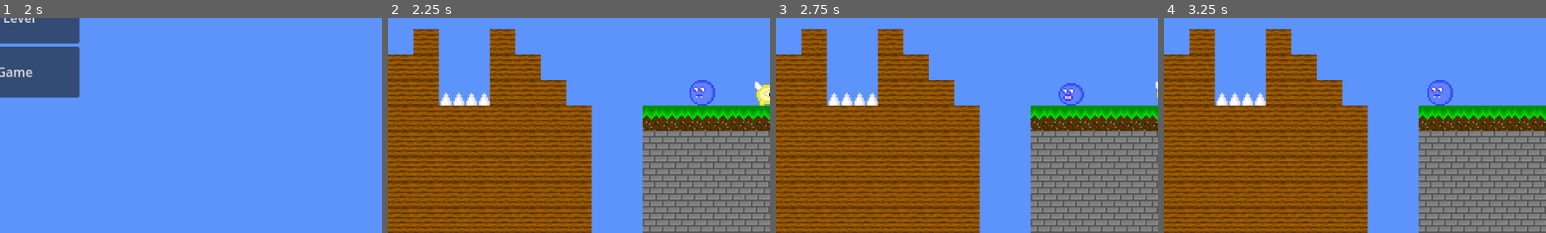
Above: before the commit, frames 1-4 (left to right).
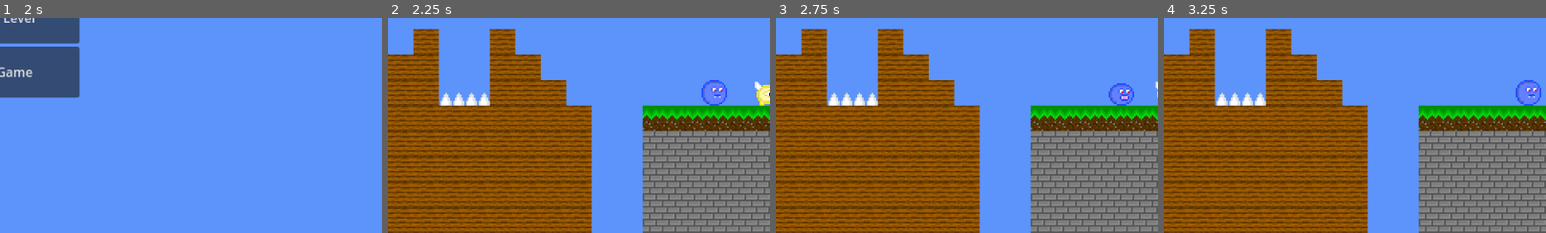
Above: after the commit, the same moments.

Repository: Birb-Games/birb-run
Game: Godot game, scene res://scenes/Root.tscn
Two runs of this game, one before a commit and one after it. Both use one fixed random seed, a clock stepped at 60 frames per second and the inputs below.
Inputs:
- Up to frame 1 (2 s): click "Select Level" at 0.5 s; click "Back to Main Menu" at 1.25 s
- Up to frame 2 (2.25 s): click "Start" at 2 s
- Up to frame 3 (2.75 s): no input
- Up to frame 4 (3.25 s): hold Right (move_right) from 2.78 s (still down); tap Up (jump) at 3.02 s
The pictures show only the part of the screen within x 50-100%, y 50-100%; the shares and areas given below are measured in that part.

Frame 1 is identical in both runs. In frame 2, 0.6% of the frame differs, in the area x 79-89%, y 28-41%; in frame 3, 0.8%, in the area x 74-94%, y 30-41%; in frame 4, 0.7%.

Commit message:
fixed some bugs, fixed some errors, reorganized UI scenes to be in their own folder, and made some adjustments to how the UI code works

Diff:
--- a/scenes/MainMenu.tscn
+++ /dev/null
@@ -1,18 +0,0 @@
-[gd_scene load_steps=3 format=3 uid="uid://b360vkyso2uy"]
-
-[ext_resource type="Script" path="res://scripts/MainMenu.gd" id="1_t7lnq"]
-[ext_resource type="PackedScene" uid="uid://dxrwyx3nq6agl" path="res://scenes/MainMenuScreen.tscn" id="2_rs2ff"]
-
-[node name="MainMenu" type="CanvasLayer"]
-script = ExtResource("1_t7lnq")
-
-[node name="Control" type="Control" parent="."]
-layout_mode = 3
-anchors_preset = 15
-anchor_right = 1.0
-anchor_bottom = 1.0
-grow_horizontal = 2
-grow_vertical = 2
-
-[node name="MainScreen" parent="Control" instance=ExtResource("2_rs2ff")]
-layout_mode = 1
--- a/scenes/Root.tscn
+++ b/scenes/Root.tscn
@@ -1,7 +1,8 @@
-[gd_scene load_steps=7 format=3 uid="uid://ct2d8b0xfiepn"]
+[gd_scene load_steps=8 format=3 uid="uid://ct2d8b0xfiepn"]
 
 [ext_resource type="Script" path="res://scripts/Main.gd" id="1_77vjf"]
-[ext_resource type="PackedScene" uid="uid://b360vkyso2uy" path="res://scenes/MainMenu.tscn" id="2_bagh4"]
+[ext_resource type="PackedScene" uid="uid://b360vkyso2uy" path="res://scenes/UI/UI.tscn" id="2_bagh4"]
+[ext_resource type="PackedScene" uid="uid://ckt6bjtscgusn" path="res://scenes/UI/LevelSelectScreen.tscn" id="2_lsq8a"]
 [ext_resource type="Script" path="res://scripts/CameraController.gd" id="3_nejv0"]
 [ext_resource type="PackedScene" uid="uid://dc8es0k4ttlx5" path="res://scenes/DeathBoundary.tscn" id="5_w5tu4"]
 [ext_resource type="AudioStream" uid="uid://dvtlawwq8ncqh" path="res://assets/sfx/teleport.wav" id="6_bx7vf"]
@@ -10,8 +11,9 @@
 [node name="Root" type="Node2D"]
 top_level = true
 script = ExtResource("1_77vjf")
+win_screen = ExtResource("2_lsq8a")
 
-[node name="MainMenu" parent="." instance=ExtResource("2_bagh4")]
+[node name="UI" parent="." instance=ExtResource("2_bagh4")]
 
 [node name="Camera2D" type="Camera2D" parent="."]
 zoom = Vector2(2, 2)
--- a/scenes/MainMenuScreen.tscn
+++ b/scenes/UI/MainMenuScreen.tscn
@@ -1,6 +1,8 @@
-[gd_scene load_steps=2 format=3 uid="uid://dxrwyx3nq6agl"]
+[gd_scene load_steps=4 format=3 uid="uid://dxrwyx3nq6agl"]
 
 [ext_resource type="Script" path="res://scripts/MainMenuScreen.gd" id="1_xs4w7"]
+[ext_resource type="PackedScene" uid="uid://eefsxgl3abjj" path="res://scenes/UI/PauseMenu.tscn" id="2_d63xh"]
+[ext_resource type="PackedScene" uid="uid://ckt6bjtscgusn" path="res://scenes/UI/LevelSelectScreen.tscn" id="3_ehalm"]
 
 [node name="MainScreen" type="Control"]
 layout_mode = 3
@@ -10,6 +12,8 @@
 grow_horizontal = 2
 grow_vertical = 2
 script = ExtResource("1_xs4w7")
+pause_screen = ExtResource("2_d63xh")
+level_select_screen = ExtResource("3_ehalm")
 
 [node name="Title" type="RichTextLabel" parent="."]
 layout_mode = 1
--- /dev/null
+++ b/scenes/UI/UI.tscn
@@ -0,0 +1,10 @@
+[gd_scene load_steps=4 format=3 uid="uid://b360vkyso2uy"]
+
+[ext_resource type="Script" path="res://scripts/UIController.gd" id="1_rmmtt"]
+[ext_resource type="PackedScene" uid="uid://dxrwyx3nq6agl" path="res://scenes/UI/MainMenuScreen.tscn" id="2_5y37o"]
+[ext_resource type="PackedScene" uid="uid://eefsxgl3abjj" path="res://scenes/UI/PauseMenu.tscn" id="3_lgcqs"]
+
+[node name="UI" type="CanvasLayer"]
+script = ExtResource("1_rmmtt")
+main_menu = ExtResource("2_5y37o")
+pause_screen = ExtResource("3_lgcqs")
--- a/scripts/Bleerb.gd
+++ b/scripts/Bleerb.gd
@@ -80,11 +80,11 @@
 	var prev_position = position
 	move_and_slide()
 	var displacement = abs(position.x - prev_position.x)
-	var at_edge = at_edge()
+	var edge = at_edge()
 	# we are at a wall if we can not travel the full distance
-	var at_wall = displacement < MOVE_SPEED * delta * 0.5
+	var wall = displacement < MOVE_SPEED * delta * 0.5
 
-	if at_edge or at_wall:
+	if edge or wall:
 		$AnimatedSprite2D.flip_h = not $AnimatedSprite2D.flip_h
 
 func update_idle():
--- a/scripts/Blorb.gd
+++ b/scripts/Blorb.gd
@@ -56,11 +56,11 @@
 	var prev_position = position
 	move_and_slide()
 	var displacement = abs(position.x - prev_position.x)
-	var at_edge = at_edge()
+	var edge = at_edge()
 	# we are at a wall if we can not travel the full distance
-	var at_wall = displacement < MOVE_SPEED * delta * 0.5
+	var wall = displacement < MOVE_SPEED * delta * 0.5
 
-	if at_edge or at_wall:
+	if edge or wall:
 		$AnimatedSprite2D.flip_h = not $AnimatedSprite2D.flip_h
 
 # We need two collision boxes because I don't know how to make it so that the
--- a/scripts/CharacterBody2D.gd
+++ b/scripts/CharacterBody2D.gd
@@ -19,7 +19,6 @@
 
 func _ready():
 	$DeathParticles.lifetime = RESPAWN_DELAY / 2.0
-	$"..".load_level.connect(_on_load_level)
 
 func _process(delta):
 	# update death timer
@@ -67,10 +66,6 @@
 	# Check for collisions
 	handle_collision()
 
-func _on_load_level():
-	home = $"../Level/Home"
-	position = home.position
-
 func _on_just_died():
 	if dead:
 		return
--- a/scripts/LevelGrid.gd
+++ b/scripts/LevelGrid.gd
@@ -1,12 +1,18 @@
 extends GridContainer
 
 var num_of_levels = 0
+# For debug purposes, just set this to be true to unlock all levels
+@export var unlock_everything: bool = false
 
 const BUTTON_SIZE = 100 # length of the sides of each button in pixels
 const BUTTON_FONT_SIZE = 50
 
 func _ready():
-	while load("res://scenes/Levels/Level" + str(num_of_levels) + ".tscn") != null:
+	# What level are we currently on?
+	# This will determine how many levels are unlocked
+	var current_level = $/root/Root.unlocked
+
+	while ResourceLoader.exists("res://scenes/Levels/Level" + str(num_of_levels) + ".tscn"):
 		num_of_levels += 1
 
 	for i in num_of_levels:
@@ -17,11 +23,11 @@
 		level_button.add_theme_font_size_override("font_size", BUTTON_FONT_SIZE)
 		level_button.set_script(load("res://scripts/LevelButton.gd"))
 		level_button.pressed.connect(level_button._on_pressed)
-		level_button.selected.connect($"../../.."._on_level_selected)
-		if i > 0 and !$"../../..".all_levels_open:
+		level_button.selected.connect($"/root/Root/UI"._on_level_selected)
+		if i > current_level and !unlock_everything:
 			level_button.disabled = true
 		add_child(level_button)
 
 func _on_back_pressed():
-	$"../..".add_child($"../../..".main_screen)
-	$"../..".remove_child($"../../..".level_select_screen)
+	var ui = $/root/Root/UI
+	ui.load_screen_from_scene(ui.main_menu)
--- a/scripts/Main.gd
+++ b/scripts/Main.gd
@@ -2,14 +2,19 @@
 
 # This script should manage loading levels and managing gameobjects in the root node
 
+# This is the scene that will be displayed once the player beats the final level
+@export var win_screen: PackedScene
+
 var level_num = 0
+# The levels the player has unlocked
+var unlocked = 0
 var player = load("res://scenes/Player.tscn").instantiate()
 
 signal load_level
 
 # Update the camera
 func update_camera():
-	if $Player == null:
+	if not has_node("Player"):
 		$Camera2D.follow(Vector2(1920 / 2, 1080 / 2))
 		return
 
@@ -29,45 +34,57 @@
 	$LevelChangeAudioPlayer.play()
 
 	level_num += 1
-	$MainMenu/Control.add_child($MainMenu.level_select_screen)
-
-	if get_node("MainMenu/Control/LevelSelectScreen/GridContainer/" + str(level_num)):
-		get_node("MainMenu/Control/LevelSelectScreen/GridContainer/" + str(level_num)).disabled = false
-	$MainMenu/Control.remove_child($MainMenu.level_select_screen)
 
 	$Level.name = "LevelToFree"
 	$LevelToFree.queue_free()
 	_load_level()
 
 func _load_level():
-	var new_level = load("res://scenes/Levels/Level" + str(level_num) + ".tscn")
-	if new_level != null:
-		var instance = new_level.instantiate()
-		instance.name = "Level"
-		add_child(instance)
+	unlocked = max(unlocked, level_num)
 
-		if !$Player:
-			add_child(player)
+	var path = "res://scenes/Levels/Level" + str(level_num) + ".tscn"
+	if not ResourceLoader.exists(path):
+		level_num = 0
+		# For some reason whenever the player clicks on the last level
+		# after beating the last level the level automatically gets beaten
+		# for no apparent reason so this is a fix for that, it's a little jank
+		# but works fine
+		player.queue_free()
+		player = load("res://scenes/Player.tscn").instantiate()
+		$UI.load_screen_from_scene(win_screen)
+		return
 
-		# Set the bounds of the camera
-		var bounding_rect = $Level/TileMap.get_used_rect()
-		var tile_size_x = $Level/TileMap.scale.x * float($Level/TileMap.tile_set.tile_size.x)
-		var tile_size_y = $Level/TileMap.scale.y * float($Level/TileMap.tile_set.tile_size.y)
-		$Camera2D.bound_left_x = float(bounding_rect.position.x) * tile_size_x
-		$Camera2D.bound_right_x = float(bounding_rect.position.x + bounding_rect.size.x) * tile_size_x
-		$Camera2D.bound_top_y = float(bounding_rect.position.y) * tile_size_y
-		$Camera2D.bound_bottom_y = float(bounding_rect.position.y + bounding_rect.size.y) * tile_size_y
+	var new_level = load(path)
+	var instance = new_level.instantiate()
+	instance.name = "Level"
+	call_deferred("add_child", instance)
 
-		#Set the level bounds
-		$LeftLevelEdge.position.x = bounding_rect.position.x * tile_size_x
-		$RightLevelEdge.position.x = bounding_rect.end.x * tile_size_x
-		$DeathBoundary/CollisionShape2D.shape.distance = -bounding_rect.end.y * tile_size_y
+	remove_child(player)
+	player.queue_free()
+	player = load("res://scenes/Player.tscn").instantiate()
+	add_child(player)
 
-		# Keep camera centered on the player (the player will be teleported to
-		# the home position and therefore we want to center on that position)
-		$Camera2D.center_onto($Level/Home.position)
+	# Set the player's position and home
+	$Player.position = instance.get_node("Home").position
+	$Player.home = instance.get_node("Home")
 
-		load_level.emit()
-	else:
-		remove_child(player)
-		$MainMenu/Control.add_child($MainMenu.level_select_screen)
+	# Set the bounds of the camera
+	var tile_map = instance.get_node("TileMap")
+	var bounding_rect = tile_map.get_used_rect()
+	var tile_size_x = instance.scale.x * float(tile_map.tile_set.tile_size.x)
+	var tile_size_y = instance.scale.y * float(tile_map.tile_set.tile_size.y)
+	$Camera2D.bound_left_x = float(bounding_rect.position.x) * tile_size_x
+	$Camera2D.bound_right_x = float(bounding_rect.position.x + bounding_rect.size.x) * tile_size_x
+	$Camera2D.bound_top_y = float(bounding_rect.position.y) * tile_size_y
+	$Camera2D.bound_bottom_y = float(bounding_rect.position.y + bounding_rect.size.y) * tile_size_y
+
+	#Set the level bounds
+	$LeftLevelEdge.position.x = bounding_rect.position.x * tile_size_x
+	$RightLevelEdge.position.x = bounding_rect.end.x * tile_size_x
+	$DeathBoundary/CollisionShape2D.shape.distance = -bounding_rect.end.y * tile_size_y
+
+	# Keep camera centered on the player (the player will be teleported to
+	# the home position and therefore we want to center on that position)
+	$Camera2D.center_onto(instance.get_node("Home").position)
+
+	load_level.emit()
--- a/scripts/MainMenu.gd
+++ /dev/null
@@ -1,13 +0,0 @@
-extends CanvasLayer
-
-@export var all_levels_open: bool
-
-@onready var main_screen = $Control/MainScreen
-var level_select_screen = load("res://scenes/LevelSelectScreen.tscn").instantiate()
-var pause_menu = load("res://scenes/PauseMenu.tscn").instantiate()
-
-func _on_level_selected(level):
-	$/root/Root.level_num = int(str(level))
-	$/root/Root._load_level()
-	$/root/Root.add_child(pause_menu)
-	$Control.remove_child(level_select_screen)
--- a/scripts/MainMenuScreen.gd
+++ b/scripts/MainMenuScreen.gd
@@ -1,15 +1,23 @@
 extends Control
 
-@onready var main_menu = $"../.."
+@export var pause_screen: PackedScene
+@export var level_select_screen: PackedScene
+
+func _ready():
+	var root = $/root/Root
+	if root.level_num == 0:
+		$VBoxContainer/Continue.text = "Start"
+	else:
+		$VBoxContainer/Continue.text = "Continue"
 
 func _on_continue_pressed():
 	$/root/Root._load_level()
-	$/root/Root.add_child(main_menu.pause_menu)
-	$"..".remove_child(self)
+	var ui = $"/root/Root/UI"
+	ui.load_screen_from_scene(pause_screen)
 
 func _on_select_level_pressed():
-	$"..".add_child(main_menu.level_select_screen)
-	$"..".remove_child(self)
+	var ui = $"/root/Root/UI"
+	ui.load_screen_from_scene(level_select_screen)
 
 func _on_quit_pressed():
 	get_tree().quit()
--- a/scripts/PauseMenu.gd
+++ b/scripts/PauseMenu.gd
@@ -18,16 +18,8 @@
 	root.get_node("Level").queue_free()
 
 	# Enable the main menu
-	var main_menu = root.get_node("MainMenu")
-	main_menu.get_node("Control").add_child(main_menu.main_screen)
-	if root.level_num == 0:
-		main_menu.main_screen.get_node("VBoxContainer/Continue").text = "Start"
-	else:
-		main_menu.main_screen.get_node("VBoxContainer/Continue").text = "Continue"
+	var ui = root.get_node("UI")
+	ui.load_screen_from_scene(ui.main_menu)
 
 	# Remove Character
 	root.remove_child(root.player)
-
-	# Disable pause menu
-	visible = false
-	root.remove_child(self)
--- /dev/null
+++ b/scripts/UIController.gd
@@ -0,0 +1,22 @@
+extends CanvasLayer
+
+@export var main_menu: PackedScene
+@export var pause_screen: PackedScene
+
+func clear():
+	for i in get_child_count():
+		get_child(i).queue_free()
+
+func load_screen_from_scene(screen: PackedScene):
+	clear()
+	var screen_instance = screen.instantiate()
+	add_child(screen_instance)
+
+# Called when the node enters the scene tree for the first time.
+func _ready():
+	load_screen_from_scene(main_menu)
+
+func _on_level_selected(level):
+	$/root/Root.level_num = int(str(level))
+	$/root/Root._load_level()
+	load_screen_from_scene(pause_screen)
--- a/scripts/WinGate.gd
+++ b/scripts/WinGate.gd
@@ -8,4 +8,3 @@
 func _on_body_entered(body):
 	if body.name == "Player":
 		level_completed.emit()
-		print("next level")
Not shown: 2 places in scenes/UI/LevelSelectScreen.tscn that only renumber resources
Not shown: 2 places in scenes/UI/PauseMenu.tscn that only renumber resources
